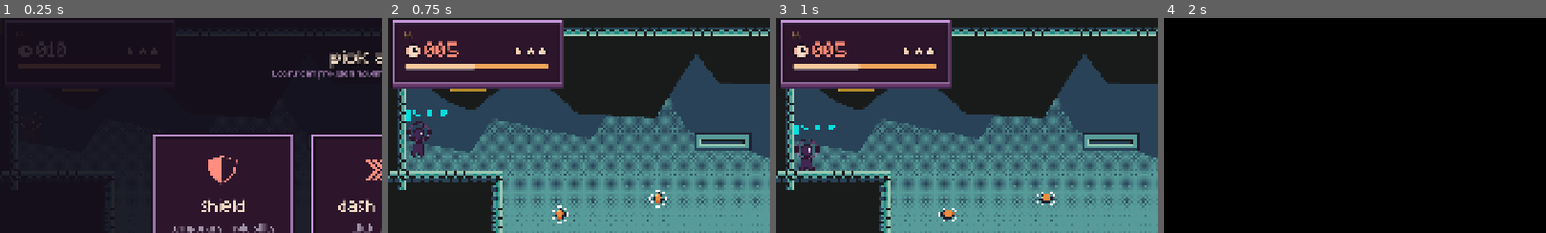
Above: before the commit, frames 1-4 (left to right).
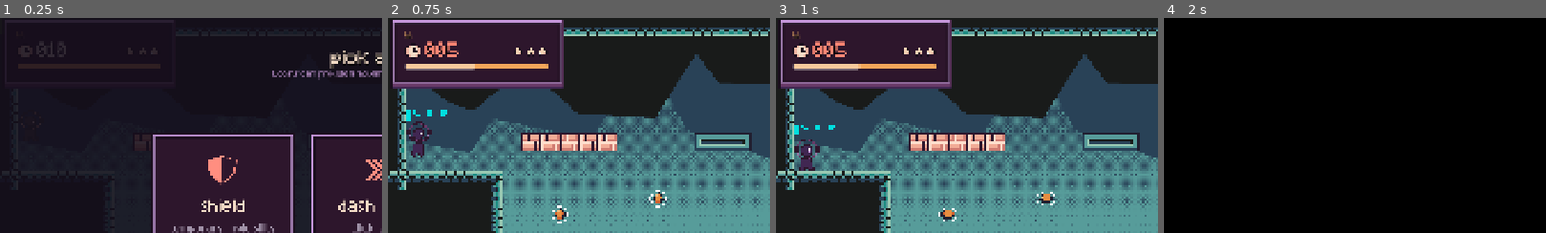
Above: after the commit, the same moments.

Repository: SmoothAsphaltRoads/thirdspacegame
Game: Godot game, scene res://scenes/levels/level_11.tscn
The game is run twice, just before and just after one commit, with the same random seed, the same clock (stepped at 60 frames per second) and the same inputs. This scene is started directly instead of the project's main scene.
Inputs (mouse positions are % of the whole screen's width and height, from its top left):
- Up to frame 1 (0.25 s): no input
- Up to frame 2 (0.75 s): click (29, 50) at 0.5 s
- Up to frame 3 (1 s): no input
- Up to frame 4 (2 s): tap E at 1.25 s; move the mouse to (72, 45) at 1.27 s; hold D (right) from 1.28 s (still down); tap N (next) at 1.35 s; click (72, 45) at 1.42 s; tap W (jump) at 1.52 s
The pictures show only the part of the screen within x 0-50%, y 0-50%; the shares and areas given below are measured in that part.

The runs differ from the first frame. In frame 1, less than 0.1% of the frame differs, in the area x 36-38%, y 57-59%; in frame 2, 2.3%, in the area x 16-60%, y 32-62%; in frame 3, 2.3%; in frame 4, nothing differs.

Commit message:
added breakable tiles

Diff:
--- /dev/null
+++ b/scenes/breakableTile.tscn
@@ -0,0 +1,25 @@
+[gd_scene format=3 uid="uid://o2sg6mbvag8"]
+
+[ext_resource type="Script" uid="uid://i0iung83onk7" path="res://scripts/breakableTile.gd" id="1_l6ehb"]
+[ext_resource type="Texture2D" uid="uid://7e822ym6uigh" path="res://assets/tilemap/breakable_platform.png" id="1_uvoxd"]
+
+[sub_resource type="RectangleShape2D" id="RectangleShape2D_y6eo5"]
+size = Vector2(16, 16)
+
+[sub_resource type="RectangleShape2D" id="RectangleShape2D_0o2x3"]
+size = Vector2(16, 18)
+
+[node name="BreakableTile" type="StaticBody2D" unique_id=1293684750]
+script = ExtResource("1_l6ehb")
+
+[node name="Sprite2D" type="Sprite2D" parent="." unique_id=1540743557]
+texture = ExtResource("1_uvoxd")
+
+[node name="CollisionShape2D" type="CollisionShape2D" parent="." unique_id=163176960]
+shape = SubResource("RectangleShape2D_y6eo5")
+
+[node name="Detector" type="Area2D" parent="." unique_id=2018727812]
+
+[node name="CollisionShape2D" type="CollisionShape2D" parent="Detector" unique_id=2044255993]
+position = Vector2(0, -1)
+shape = SubResource("RectangleShape2D_0o2x3")
--- a/scenes/levels/level_11.tscn
+++ b/scenes/levels/level_11.tscn
@@ -8,7 +8,6 @@
 [ext_resource type="PackedScene" uid="uid://dpvyyggergrjk" path="res://scenes/player.tscn" id="5_bk8ll"]
 [ext_resource type="PackedScene" uid="uid://d0dcjjhj8lyla" path="res://scenes/timer.tscn" id="7_5bask"]
 [ext_resource type="PackedScene" uid="uid://danb2mi7ejawn" path="res://scenes/end_goal.tscn" id="8_gr7jt"]
-[ext_resource type="PackedScene" uid="uid://cq5tgkwexdaa5" path="res://scenes/static_body_2d.tscn" id="9_bk8ll"]
 [ext_resource type="PackedScene" uid="uid://b2m8idh0x87o4" path="res://scenes/pause_menu.tscn" id="10_4fty2"]
 [ext_resource type="PackedScene" uid="uid://c6b3et2vxurl1" path="res://scenes/boost_menu.tscn" id="11_1nnno"]
 [ext_resource type="PackedScene" uid="uid://bi0jtbc0mktpu" path="res://scenes/indicator.tscn" id="12_5tmw6"]
@@ -34,7 +33,7 @@
 [node name="TileMapLayer" type="TileMapLayer" parent="." unique_id=458027247]
 texture_filter = 1
 scale = Vector2(3, 3)
-tile_map_data = PackedByteArray("AAAAAAkAAAABAAkAAAAAAAoAAAA …(2672 unchanged characters)… NAAgAAAASAAYAAAAOAAgAAAAFAAgAAAACAAgAAAA=")
+tile_map_data = PackedByteArray("AAAAAAkAAAABAAkAAAAAAAoAAAA …(2672 unchanged characters)… NAAgAAAASAAYAAAAOAAgAAAAFAAgAAAACAAgAAAAHAAYAAQAAAAAAAgAIAAYAAQAAAAAAAgAJAAYAAQAAAAAAAgAKAAYAAQAAAAAAAgALAAYAAQAAAAAAAgA=")
 tile_set = ExtResource("5_4fty2")
 
 [node name="Timer" parent="." unique_id=1629730102 instance=ExtResource("7_5bask")]
@@ -90,12 +89,8 @@
 [node name="Spike15" parent="." unique_id=493788830 instance=ExtResource("3_5bask")]
 position = Vector2(366, 552)
 
-[node name="InfoBlock" parent="." unique_id=439078850 instance=ExtResource("9_bk8ll")]
-position = Vector2(230, 172)
-info_text = "Escape the line
-of spikes!"
-
 [node name="PauseMenu" parent="." unique_id=34280368 instance=ExtResource("10_4fty2")]
+visible = false
 
 [node name="BoostMenu" parent="." unique_id=151055942 instance=ExtResource("11_1nnno")]
 
--- a/scenes/levels/level_9.tscn
+++ b/scenes/levels/level_9.tscn
@@ -67,6 +67,9 @@
 [node name="Boost2" parent="." unique_id=565688971 instance=ExtResource("8_6nuwh")]
 position = Vector2(1521, 362)
 
+[node name="Boost4" parent="." unique_id=816069993 instance=ExtResource("8_6nuwh")]
+position = Vector2(872, 507)
+
 [node name="Spike3" parent="." unique_id=1027517052 instance=ExtResource("6_qpwj6")]
 position = Vector2(1161, 408)
 
--- /dev/null
+++ b/scripts/breakableTile.gd
@@ -0,0 +1,54 @@
+extends StaticBody2D
+
+@export var break_delay := 0.5
+@export var respawn_time := 2.0
+@export var shake_px := 2
+@export var cracked_texture: Texture2D
+
+@onready var sprite: Sprite2D = $Sprite2D
+@onready var shape: CollisionShape2D = $CollisionShape2D
+@onready var detector: Area2D = $Detector
+
+var breaking := false
+var base_pos: Vector2
+var normal_texture: Texture2D
+
+func _ready() -> void:
+	base_pos = sprite.position
+	normal_texture = sprite.texture
+	detector.body_entered.connect(_on_body_entered)
+
+func _on_body_entered(body: Node) -> void:
+	if breaking or not body.is_in_group("player"):
+		return
+	_break()
+
+func _break() -> void:
+	breaking = true
+	if cracked_texture:
+		sprite.texture = cracked_texture
+
+	var t := create_tween()
+	for i in 6:
+		var offset := Vector2(randi_range(-shake_px, shake_px), 0)
+		t.tween_property(sprite, "position", base_pos + offset, break_delay / 6.0)
+	await t.finished
+	sprite.position = base_pos
+
+	shape.set_deferred("disabled", true)
+	create_tween().tween_property(sprite, "modulate:a", 0.0, 0.15)
+
+	await get_tree().create_timer(respawn_time).timeout
+	while _player_on_top():
+		await get_tree().physics_frame
+
+	sprite.texture = normal_texture
+	shape.set_deferred("disabled", false)
+	create_tween().tween_property(sprite, "modulate:a", 1.0, 0.2)
+	breaking = false
+
+func _player_on_top() -> bool:
+	for body in detector.get_overlapping_bodies():
+		if body.is_in_group("player"):
+			return true
+	return false
--- a/terrain_tileset.tres
+++ b/terrain_tileset.tres
@@ -1,6 +1,7 @@
 [gd_resource type="TileSet" format=3 uid="uid://ccnk880u5c08d"]
 
 [ext_resource type="Texture2D" uid="uid://bjwke75li8xdh" path="res://assets/tilemap/terrain.png" id="1_yje5y"]
+[ext_resource type="PackedScene" uid="uid://o2sg6mbvag8" path="res://scenes/breakableTile.tscn" id="2_y1vhh"]
 
 [sub_resource type="TileSetAtlasSource" id="TileSetAtlasSource_qxy0u"]
 texture = ExtResource("1_yje5y")
@@ -293,6 +294,10 @@
 20:10/0 = 0
 20:10/0/physics_layer_0/polygon_0/points = PackedVector2Array(-8, -8, 8, -8, 8, 8, -8, 8)
 
+[sub_resource type="TileSetScenesCollectionSource" id="TileSetScenesCollectionSource_knwpu"]
+scenes/2/scene = ExtResource("2_y1vhh")
+
 [resource]
 physics_layer_0/collision_layer = 1
 sources/0 = SubResource("TileSetAtlasSource_qxy0u")
+sources/1 = SubResource("TileSetScenesCollectionSource_knwpu")
Binary file added: assets/tilemap/breakable_platform.png
Not shown, added: assets/tilemap/breakable_platform.png.import
Binary file added: assets/tilemap/breakable_platform_cracked.png
Not shown, added: assets/tilemap/breakable_platform_cracked.png.import
Not shown, added: scripts/breakableTile.gd.uid
